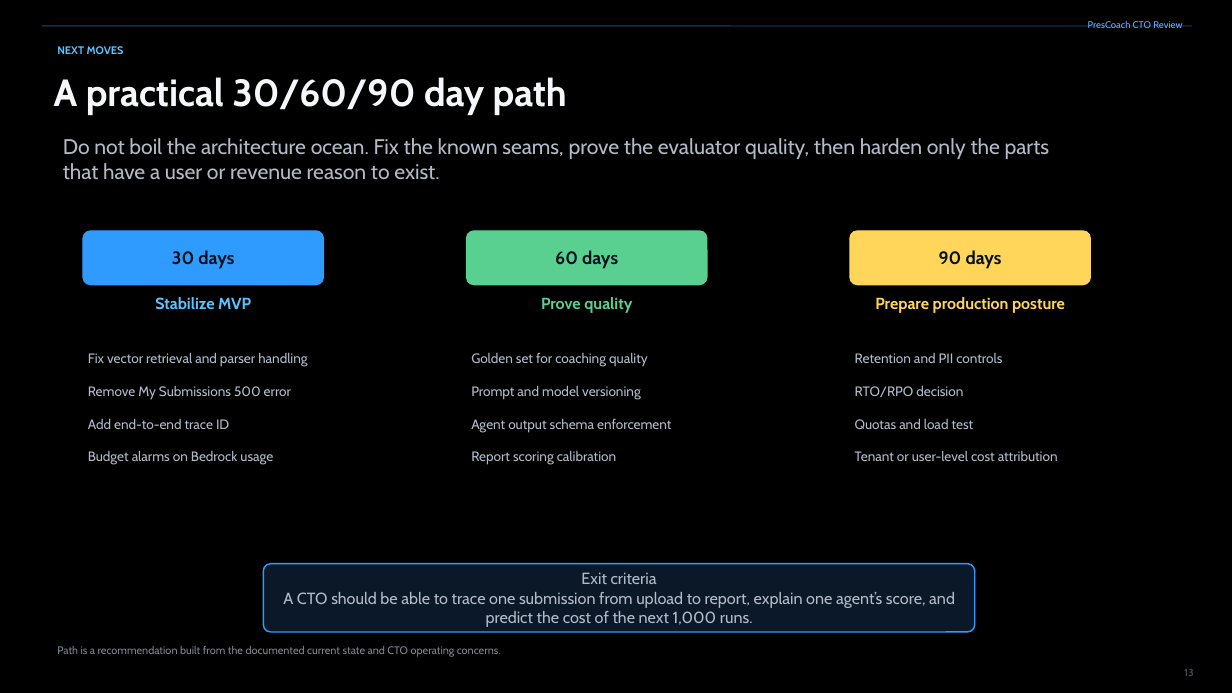
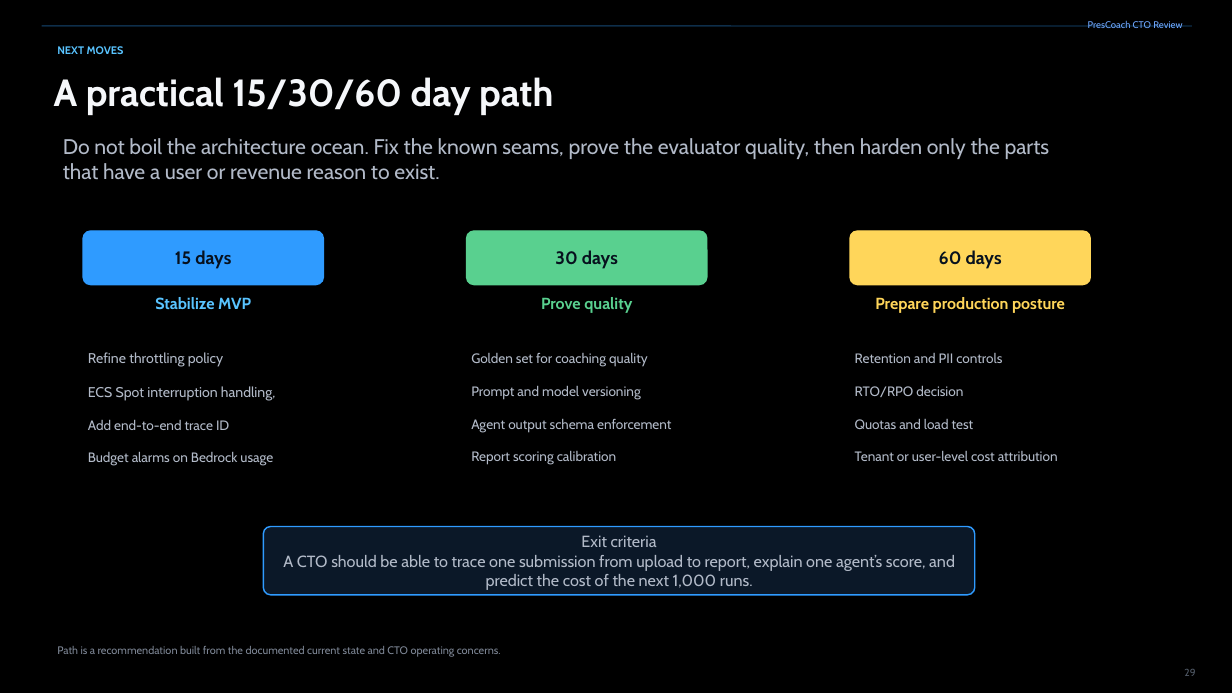
Before and after one commit to michaelgeiser/kiro-agentcore-app, a slide deck: slide 29 of documentation/PresCoach_slides.pptx (slide 13 before the commit). Drawn at 1232x693 pixels with LibreOffice and Linux fonts; fonts in the diff are those of the drawing. Boxes give left, top, right and bottom in pixels: in the first picture for what was removed or moved away, otherwise in the second. Text is boxed around its words. In the diff, an @@ line names an element or a change of style, - is before the commit and + after.

```diff
--- a/documentation/PresCoach_slides.pptx
+++ b/documentation/PresCoach_slides.pptx
@@ text at <box>54,77,553,115</box>: text changed @@
-A practical 30/60/90 day path
+A practical 15/30/60 day path
@@ text in rounded rectangle at <box>175,250,231,269</box>: text changed @@
-30 days
+15 days
@@ text in rounded rectangle at <box>555,250,618,269</box>: text changed @@
-60 days
+30 days
@@ text in rounded rectangle at <box>939,250,1002,269</box>: text changed @@
-90 days
+60 days
@@ text at <box>88,352,276,401</box>: text changed; size 10.6 to 11 pt @@
-Fix vector retrieval and parser handling
-Remove My Submissions 500 error
+Refine throttling policy
+ECS Spot interruption handling,
@@ rounded rectangle "Exit criteria": place and size @@
-rounded rectangle "Exit criteria" at <box>263,564,975,632</box>
+rounded rectangle "Exit criteria" at <box>263,527,975,595</box>
@@ page number at <box>1184,669,1195,676</box>: text changed @@
-13
+29
```
Also in this commit, not shown: 18 other slides changed, 7 slides added, 1 other file.
